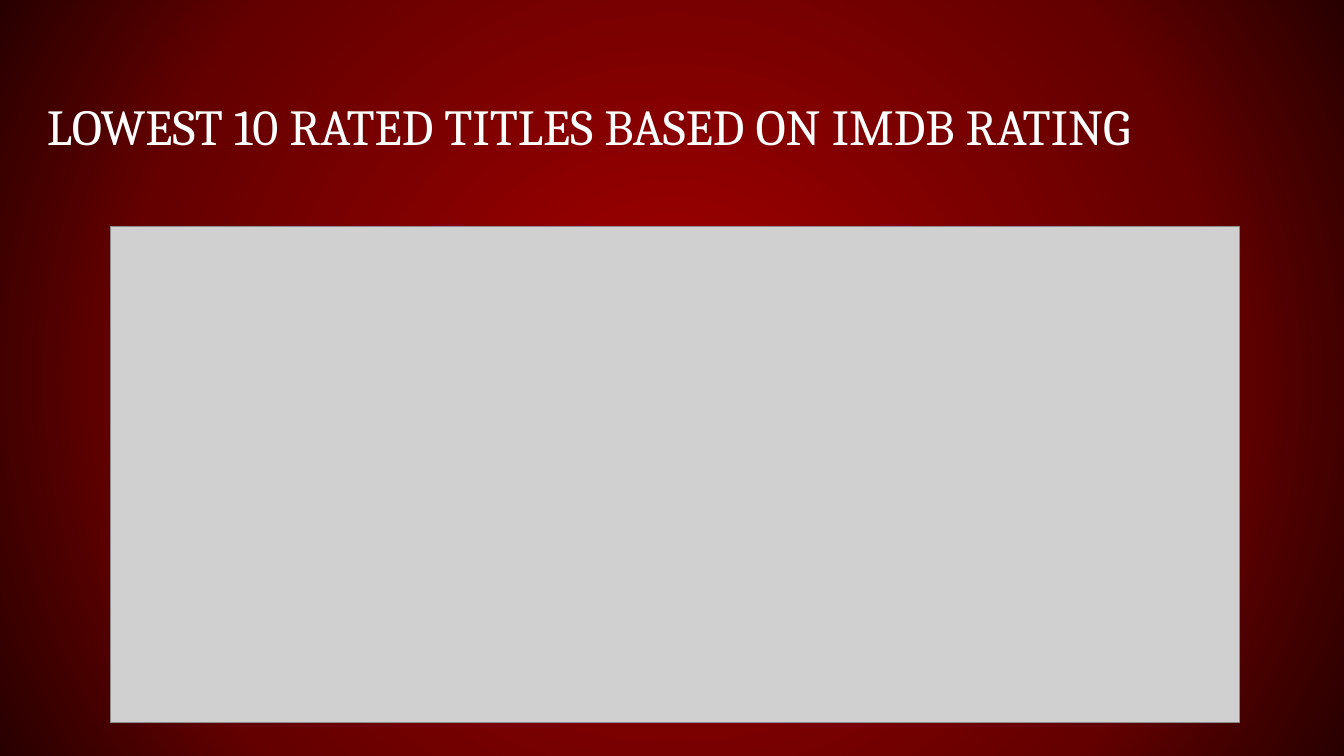
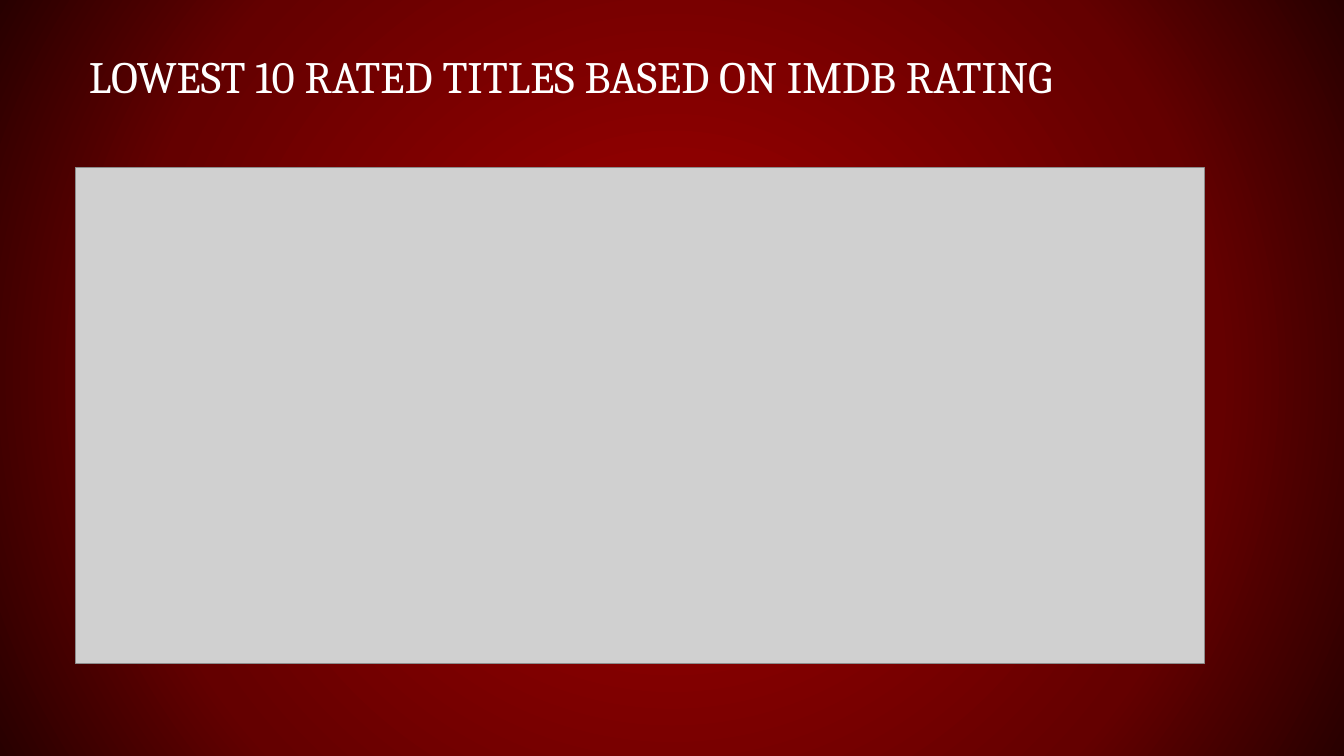
Before and after one commit to guptga/NetFlix-Movies-and-TV-Shows-Analysis, a slide deck: slide 12 of NETFLIX MOVIES AND TV SHOWS ANALYSIS.pptx (slide 11 before the commit). Drawn at 1344x756 pixels with LibreOffice and Linux fonts; fonts in the diff are those of the drawing; grey boxes stand for pictures; background and template pictures are left out. Boxes give left, top, right and bottom in pixels: in the first picture for what was removed or moved away, otherwise in the second. Text is boxed around its words. In the diff, an @@ line names an element or a change of style, - is before the commit and + after.

```diff
--- a/NETFLIX MOVIES AND TV SHOWS ANALYSIS.pptx
+++ b/NETFLIX MOVIES AND TV SHOWS ANALYSIS.pptx
@@ title "LOWEST 10 RATED TITLES BASED ...": place and size @@
-title "LOWEST 10 RATED TITLES BASED ..." at (47,111,1131,146)
+title "LOWEST 10 RATED TITLES BASED ..." at (89,62,1052,94)
@@ title "LOWEST 10 RATED TITLES BASED ..." at (89,62,1052,94): size 36 to 32 pt @@
@@ picture: place and size @@
-picture at (110,227,1239,723)
+picture at (76,168,1205,664)
```
Also in this commit, not shown: 7 other slides changed, 4 slides added, 1 slide removed, 1 other file.
